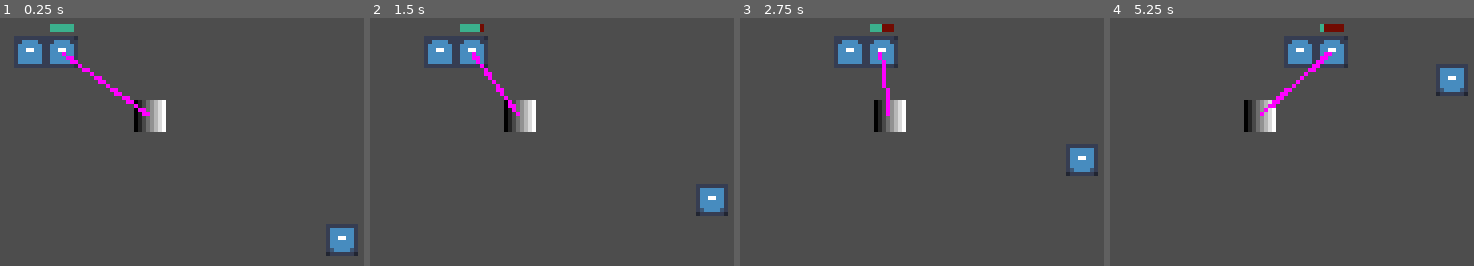
Above: before the commit, frames 1-4 (left to right).
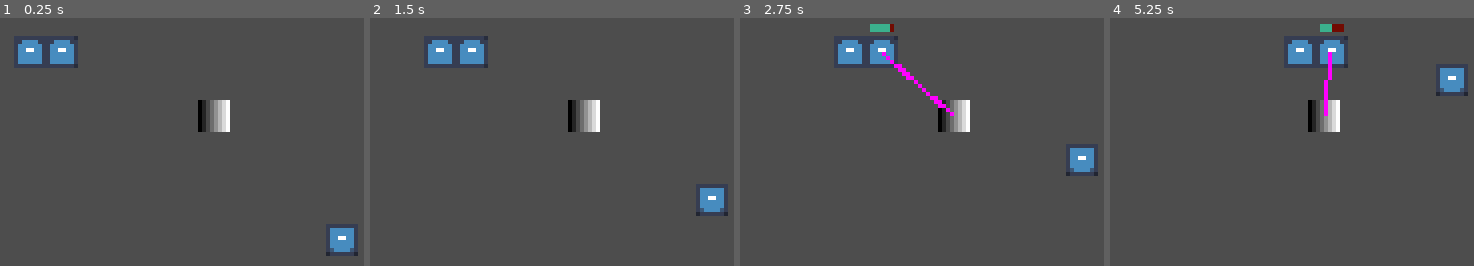
Above: after the commit, the same moments.

Repository: VernalUmbrella/spotkeeper-td
Game: Godot game, scene res://scenes/main/main.tscn
Same seed, same stepped clock (60 frames per second), same inputs: the game is played once before the commit and once after it. The engine's default icon, where the game draws it, is replaced by a stand-in: a white triangle on a blue panel in a dark square.
Inputs:
- Up to frame 1 (0.25 s): no input
- Up to frame 2 (1.5 s): no input
- Up to frame 3 (2.75 s): no input
- Up to frame 4 (5.25 s): no input

The runs differ from the first frame. In frame 1, 2.6% of the frame differs, in the area x 13-64%, y 2-46%; in frame 2, 2.5%; in frame 3, 2.6%; in frame 4, 2.6%.

Commit message:
Rework tiles to align with corners

Diff:
--- a/scenes/main/main.gd
+++ b/scenes/main/main.gd
@@ -1,4 +1,5 @@
 class_name Main
 extends Node2D
 
-const TILE_SIZE: int = 8
+const TILE_SIZE := Vector2(8, 8)
+const HALF_TILE_SIZE := TILE_SIZE / 2
--- a/scenes/main/main.tscn
+++ b/scenes/main/main.tscn
@@ -17,14 +17,12 @@
 [node name="Main" type="Node2D"]
 script = ExtResource("1_174vw")
 
-[node name="Map" type="Node2D" parent="."]
+[node name="Map" type="TileMapLayer" parent="."]
+tile_set = SubResource("TileSet_embk0")
 metadata/_edit_lock_ = true
 
-[node name="TileMapLayer" type="TileMapLayer" parent="Map"]
-tile_set = SubResource("TileSet_embk0")
-
-[node name="Tower" parent="." instance=ExtResource("3_rq0ir")]
-position = Vector2(44, 28)
+[node name="Tower" parent="Map" instance=ExtResource("3_rq0ir")]
+position = Vector2(56, 24)
 
 [node name="Path2D" type="Path2D" parent="."]
 position = Vector2(12, 12)
--- a/scenes/tower/tower.gd
+++ b/scenes/tower/tower.gd
@@ -1,25 +1,24 @@
 class_name Tower
 extends Node2D
 
-@export var attack_distance: float:
+@export var attack_range: float:
 	set(value):
-		attack_distance = value
+		attack_range = value
 		if not range_shape:
 			return
-		var attack_size: float = Main.TILE_SIZE*(1+2*attack_distance)
 		range_shape.shape = RectangleShape2D.new()
-		range_shape.shape.set_size(Vector2(attack_size, attack_size))
+		range_shape.shape.set_size(Main.TILE_SIZE * (1+2*attack_range))
 @export var damage_per_second: float
 
 @onready var sprite: Sprite2D = $Sprite
-@onready var range: Area2D = $Range
-@onready var range_shape: CollisionShape2D = $Range/CollisionShape2D
+@onready var range_area: Area2D = $AttackRange
+@onready var range_shape: CollisionShape2D = $AttackRange/CollisionShape2D
 @onready var laser: Line2D = $Laser
 
 var current_target: Enemy
 
 func _ready() -> void:
-	laser.add_point(Vector2.ZERO)
+	laser.add_point(Main.HALF_TILE_SIZE)
 	laser.add_point(Vector2.ZERO)
 
 func _process(delta: float) -> void:
@@ -28,11 +27,12 @@
 
 func locate_target() -> void:
 	var candidates: Array[Enemy]
-	for overlapper: Area2D in range.get_overlapping_areas():
+	for overlapper: Area2D in range_area.get_overlapping_areas():
 		var enemy: Enemy = overlapper.get_parent() #TODO: rework to avoid get_parent?
 		if enemy.is_in_group("enemies"):
 			candidates.append(enemy)
 	if not candidates:
+		current_target = null
 		return
 	current_target = candidates[0] #TODO: get based on path progress
 
--- a/scenes/tower/tower.tscn
+++ b/scenes/tower/tower.tscn
@@ -14,15 +14,17 @@
 
 [node name="Tower" type="Node2D"]
 script = ExtResource("1_fpuou")
-attack_distance = 2.0
+attack_range = 2.0
 damage_per_second = 1.0
 
 [node name="Sprite" type="Sprite2D" parent="."]
+position = Vector2(4, 4)
 texture = SubResource("GradientTexture2D_6h8kg")
 
-[node name="Range" type="Area2D" parent="."]
+[node name="AttackRange" type="Area2D" parent="."]
+position = Vector2(4, 4)
 
-[node name="CollisionShape2D" type="CollisionShape2D" parent="Range"]
+[node name="CollisionShape2D" type="CollisionShape2D" parent="AttackRange"]
 shape = SubResource("RectangleShape2D_w502h")
 
 [node name="Laser" type="Line2D" parent="."]
